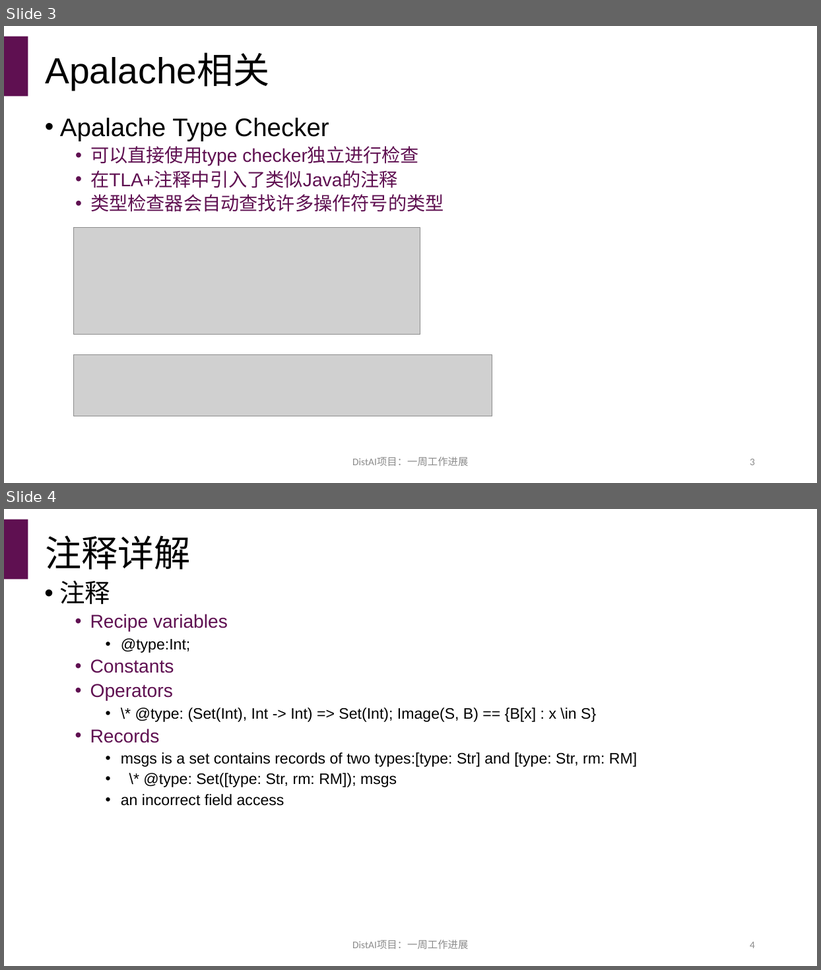
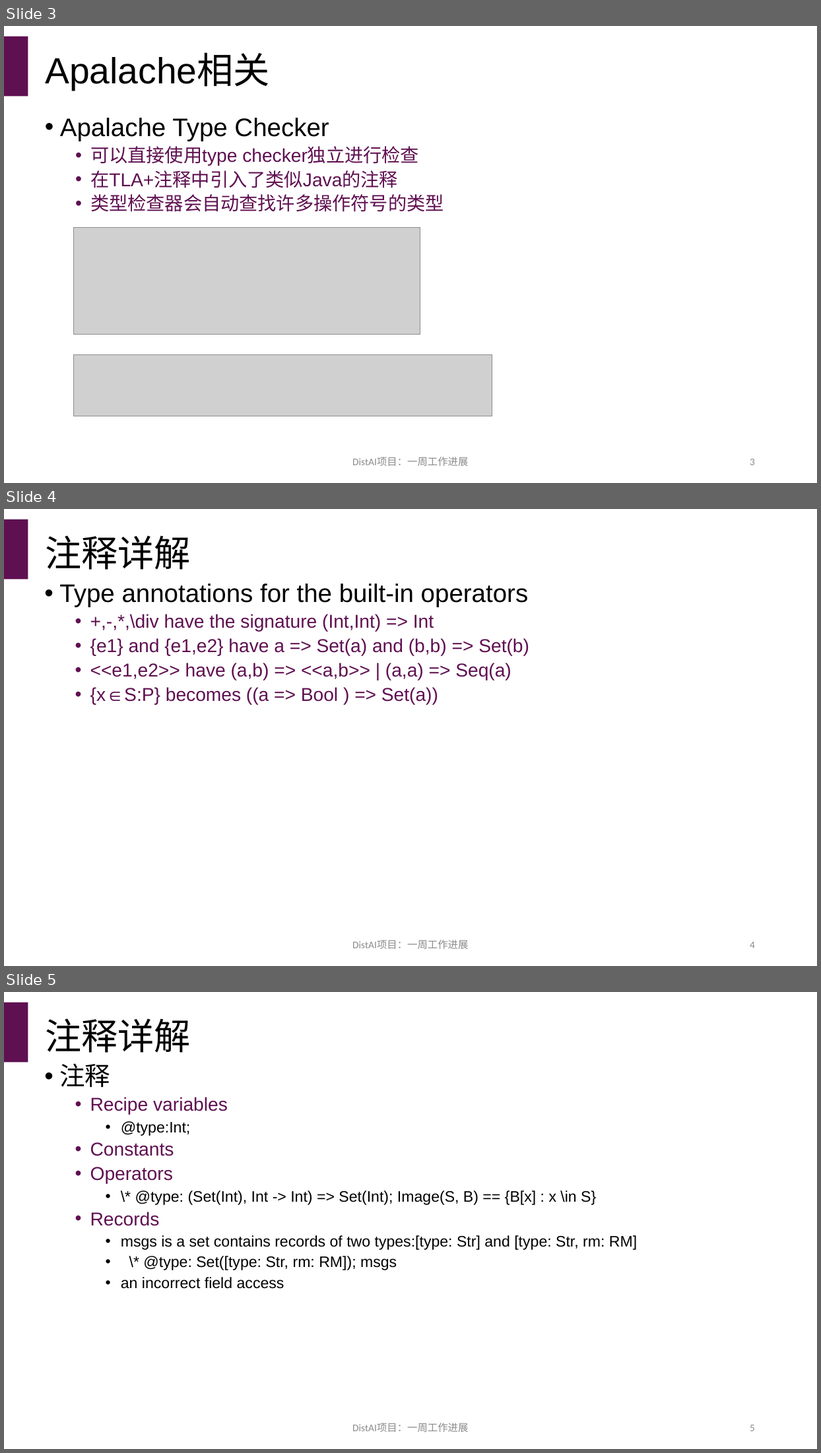
Before and after one commit to hengxin/dist-ai, a slide deck: reports/8-20220520-一周工作进展.pptx. Shown one above the other, each under a label of ours: slides 3 and 4 before the commit, slides 3, 4 and 5 after it. The pictures are 821x970 and 821x1453 pixels, drawn with LibreOffice and Linux fonts; fonts in the diff are those of the drawing; grey boxes stand for pictures. Boxes give left, top, right and bottom in pixels: in the first picture for what was removed or moved away, otherwise in the second. Text is boxed around its words. In the diff, an @@ line names an element or a change of style, - is before the commit and + after.

```diff
--- a/reports/8-20220520-一周工作进展.pptx
+++ b/reports/8-20220520-一周工作进展.pptx
@@ slide 4 added at <box>4,509,817,966</box>, background #FFFFFF; not listed: 1 template element that a slide beside it also shows @@
@@ title added at <box>45,535,191,570</box>, 43 pt, text #000000 @@
+注释详解
@@ text added at <box>59,584,529,705</box>, 22 pt, text #5F1051 @@
+• Type annotations for the built-in operators
+  • +,-,*,\div have the signature (Int,Int) => Int
+  • {e1} and {e1,e2} have a => Set(a) and (b,b) => Set(b)
+  • <<e1,e2>> have (a,b) => <<a,b>> | (a,a) => Seq(a)
+  • {x∈S:P} becomes ((a => Bool ) => Set(a))
@@ text added at <box>352,940,468,949</box>, 12 pt, text #8C8C8C @@
+DistAI项目：一周工作进展
@@ page number added at <box>750,942,755,949</box>, 12 pt, text #8C8C8C @@
+4
@@ what was slide 4 is now slide 5 @@
@@ page number at <box>750,1425,755,1432</box>: text changed @@
-4
+5
```
Also in this commit, not shown: 1 slide changed, 1 other slide added.
